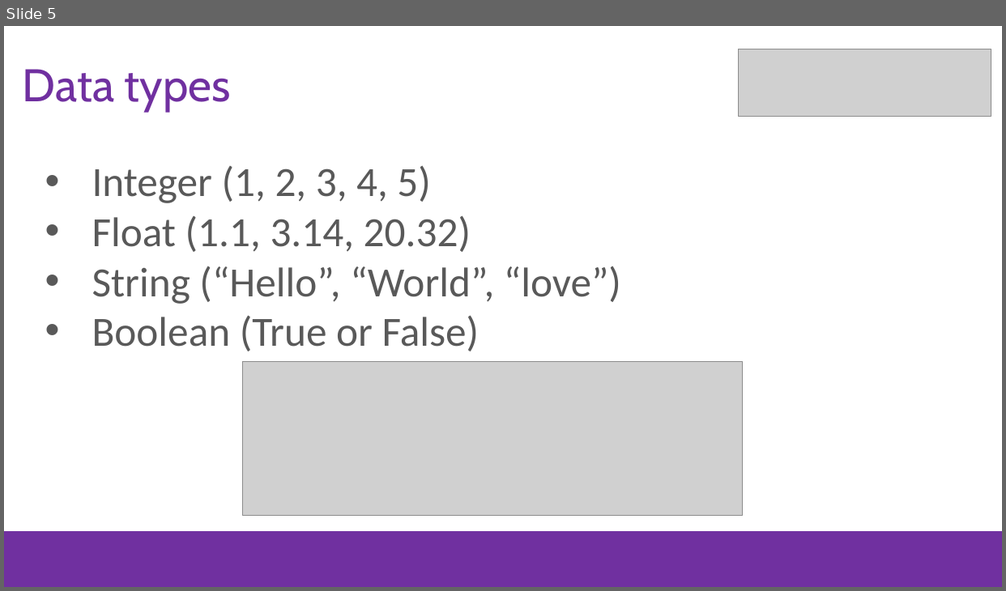
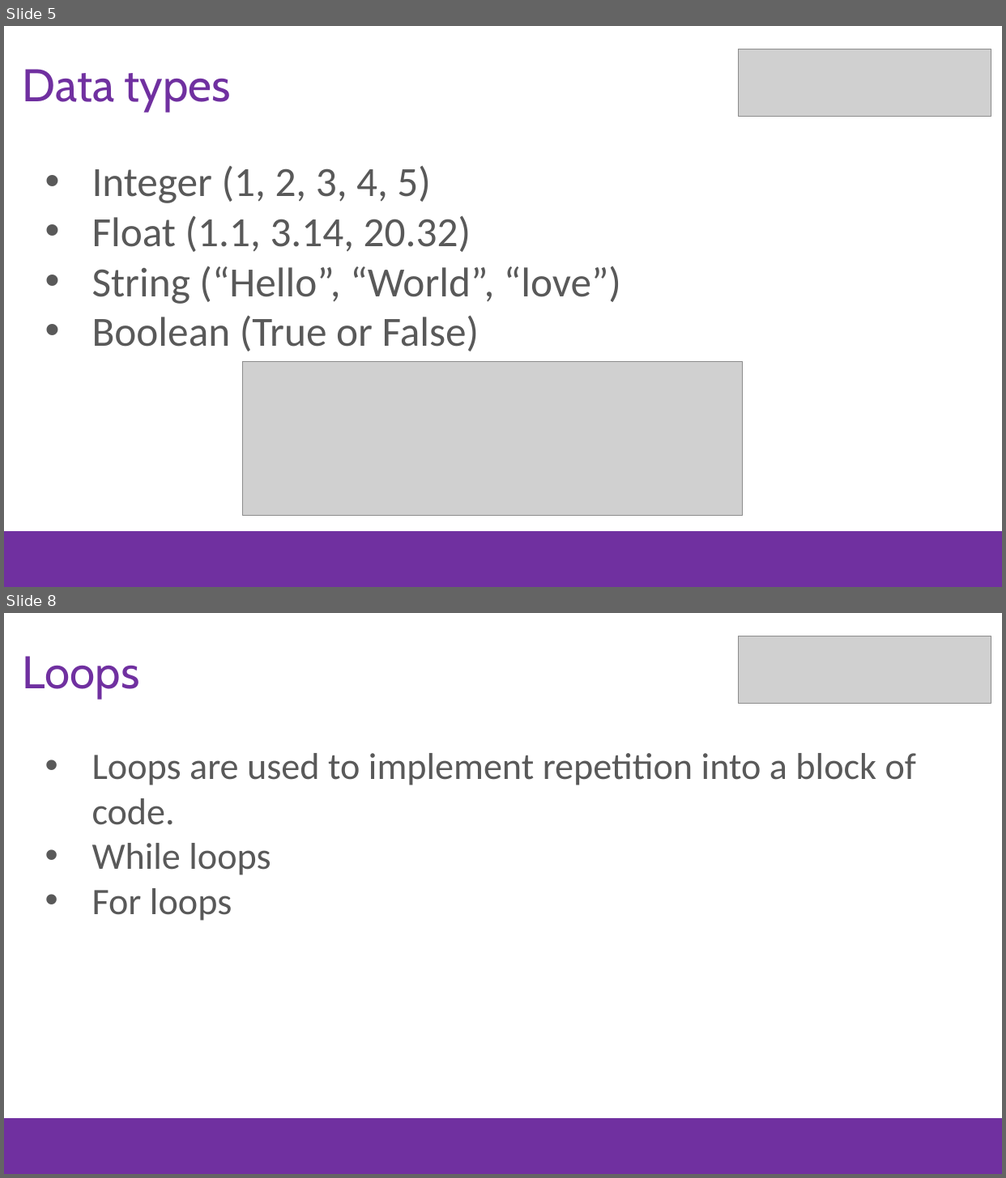
Before and after one commit to stho382/Intro-To-Web-Developement, a slide deck: presentation_slides/JavaSript.pptx. Shown one above the other, each under a label of ours: slide 5 before the commit, slides 5 and 8 after it; the slides between them are not shown. The pictures are 1006x591 and 1006x1178 pixels, drawn with LibreOffice and Linux fonts; fonts in the diff are those of the drawing; grey boxes stand for pictures; background and template pictures are left out. Boxes give left, top, right and bottom in pixels: in the first picture for what was removed or moved away, otherwise in the second. Text is boxed around its words. In the diff, an @@ line names an element or a change of style, - is before the commit and + after.

```diff
--- a/presentation_slides/JavaSript.pptx
+++ b/presentation_slides/JavaSript.pptx
@@ slide 8 added at (4, 613, 1002, 1174), background #FFFFFF; not listed: 1 template element that a slide beside it also shows @@
@@ picture added at (739, 636, 991, 704) @@
@@ text added at (23, 656, 140, 699), 44 pt, text #7030A0 @@
+Loops
@@ text added at (92, 753, 916, 921), 36 pt, text #595959 @@
+• Loops are used to implement repetition into a block of code.
+• While loops
+• For loops
```
Also in this commit, not shown: 4 other slides added, 1 slide removed.
